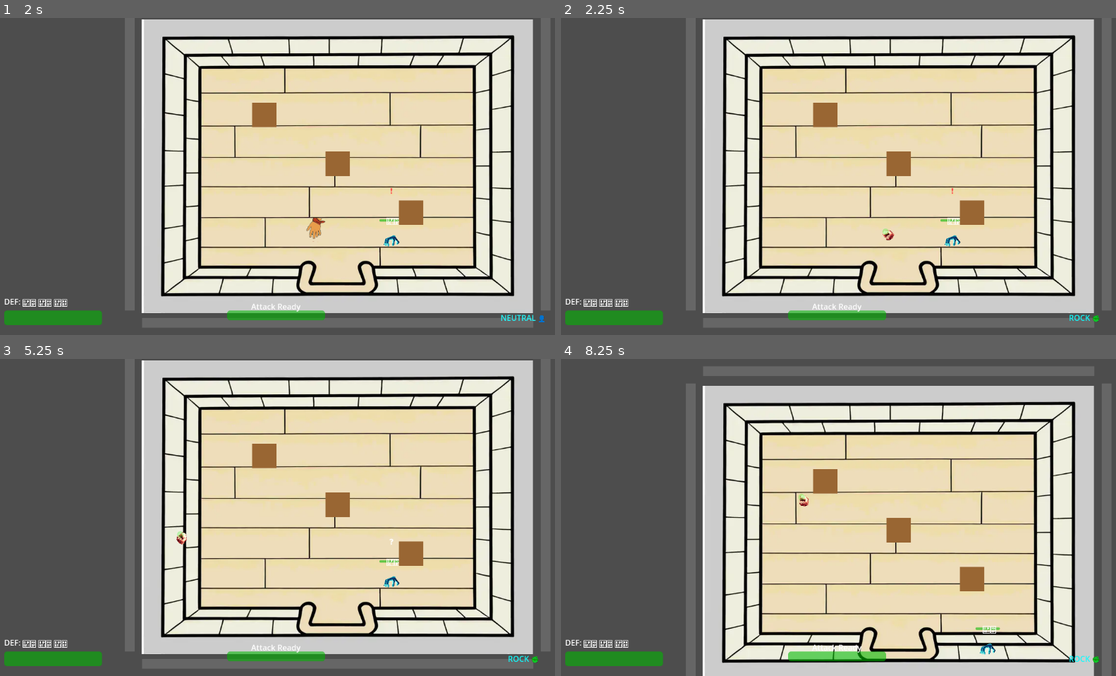
Above: before the commit, frames 1-4 (two rows, left to right).
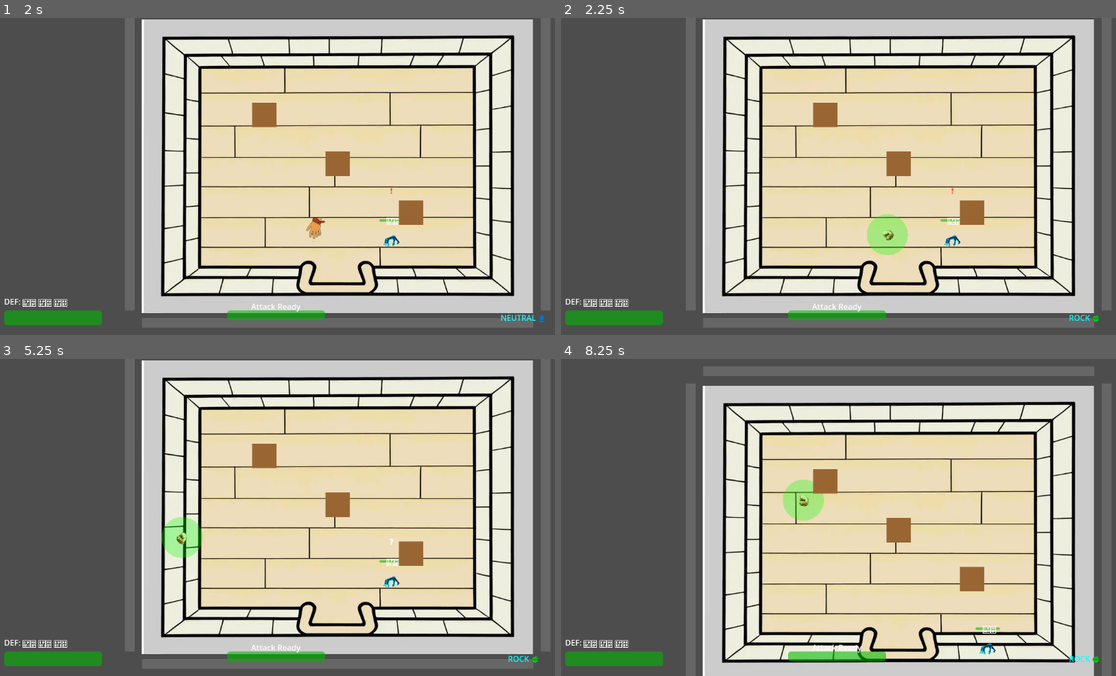
Above: after the commit, the same moments.

Repository: LouisZCode/rogue_hands_action_v1
Game: Godot game, scene res://scenes/main.tscn
Same seed, same stepped clock (60 frames per second), same inputs: the game is played once before the commit and once after it.
Inputs:
- Up to frame 1 (2 s): hold Right (move_right) 0.53-1.28 s; tap Space (attack) at 0.6 s; hold Down (move_down) from 1.28 s (still down); tap S (gesture_paper) at 1.35 s
- Up to frame 2 (2.25 s): release Down (move_down) at 2.03 s; hold Right (move_right) from 2.03 s (still down); hold A (gesture_rock) from 2.03 s (still down)
- Up to frame 3 (5.25 s): release Right (move_right) at 2.78 s; release A (gesture_rock) at 2.78 s; hold Up (move_up) 2.78-3.53 s; tap D (gesture_scissors) at 2.85 s; hold Left (move_left) 3.53-5.03 s; tap Space (attack) at 3.6 s; tap S (gesture_paper) at 4.35 s; hold Down (move_down) from 5.03 s (still down); hold A (gesture_rock) from 5.03 s (still down)
- Up to frame 4 (8.25 s): tap Enter at 5.75 s; release Down (move_down) at 5.78 s; release A (gesture_rock) at 5.78 s; hold Right (move_right) 5.78-6.53 s; tap D (gesture_scissors) at 5.85 s; hold Up (move_up) 6.53-7.28 s; tap Space (attack) at 6.6 s; hold Right (move_right) 7.28-8.03 s; tap S (gesture_paper) at 7.35 s; hold Down (move_down) from 8.03 s (still down); hold A (gesture_rock) from 8.03 s (still down)

Frame 1 is identical in both runs. In frame 2, 0.7% of the frame differs, in the area x 55-63%, y 61-75%; in frame 3, 0.7%, in the area x 29-37%, y 49-63%; in frame 4, 0.7%.

Commit message:
Better parry situation

Diff:
--- /dev/null
+++ b/Scripts/ParryCircle.gd
@@ -0,0 +1,31 @@
+extends Control
+class_name ParryCircle
+
+var circle_color: Color = Color(0, 1, 0, 0.5)  # Semi-transparent green
+var circle_radius: float = 45.0  # Radius in pixels
+
+func _draw():
+	if visible:
+		# Draw circle at center of the control (50, 50 for a 100x100 control)
+		draw_circle(Vector2(50, 50), circle_radius, circle_color)
+
+func update_parry_visual(time_ratio: float):
+	# Update transparency based on remaining time (fade out as time runs out)
+	circle_color.a = time_ratio * 0.5  # Max alpha of 0.5, fades to 0
+
+	# Update radius based on remaining time (shrink as time runs out)
+	circle_radius = 30.0 + (time_ratio * 20.0)  # Scale from 30 to 50 pixels
+
+	# Trigger a redraw with new values
+	queue_redraw()
+
+func show_parry_circle():
+	# Reset to full visibility and size
+	circle_color = Color(0, 1, 0, 0.5)
+	circle_radius = 45.0
+	visible = true
+	queue_redraw()
+
+func hide_parry_circle():
+	# Hide the circle
+	visible = false
--- a/Scripts/Player.gd
+++ b/Scripts/Player.gd
@@ -42,7 +42,7 @@
 var is_stunned: bool = false
 
 # Parry window system
-@export var parry_window_duration: float = 1.0
+@export var parry_window_duration: float = 0.5
 var parry_window_timer: float = 0.0
 var is_parry_window_active: bool = false
 
@@ -81,7 +81,7 @@
 @onready var stun_indicator: Label = $StunIndicator
 @onready var attack_area: Area2D = $AttackArea
 @onready var walking_audio: AudioStreamPlayer2D = $WalkingAudioPlayer
-@onready var parry_circle: Label = $ParryCircle
+@onready var parry_circle: ParryCircle = $ParryCircle
 
 # Audio management
 var audio_manager: AudioManager
@@ -131,7 +131,7 @@
 	base_camera_position = camera.position
 	# Initialize parry circle as hidden
 	if parry_circle:
-		parry_circle.visible = false
+		parry_circle.hide_parry_circle()
 
 func _physics_process(delta):
 	handle_movement(delta)
@@ -759,16 +759,14 @@
 	is_parry_window_active = true
 	parry_window_timer = parry_window_duration
 	if parry_circle:
-		parry_circle.visible = true
-		parry_circle.modulate = Color(0, 1, 0, 0.5)  # Semi-transparent green
-		parry_circle.scale = Vector2(1.0, 1.0)
+		parry_circle.show_parry_circle()
 
 func stop_parry_window():
 	# Stop the parry window and hide visual indicator
 	is_parry_window_active = false
 	parry_window_timer = 0.0
 	if parry_circle:
-		parry_circle.visible = false
+		parry_circle.hide_parry_circle()
 
 func update_parry_window(delta):
 	# Update parry window timer and visual feedback
@@ -778,11 +776,7 @@
 		# Update visual indicator based on remaining time
 		if parry_circle and parry_circle.visible:
 			var time_ratio = parry_window_timer / parry_window_duration
-			# Fade out the circle as time runs out
-			parry_circle.modulate.a = time_ratio * 0.5  # Max alpha of 0.5
-			# Optionally shrink the circle as well
-			var scale_factor = 0.5 + (time_ratio * 0.5)  # Scale from 0.5 to 1.0
-			parry_circle.scale = Vector2(scale_factor, scale_factor)
+			parry_circle.update_parry_visual(time_ratio)
 
 		# Stop parry window when timer expires
 		if parry_window_timer <= 0:
--- a/scenes/Player.tscn
+++ b/scenes/Player.tscn
@@ -6,6 +6,7 @@
 [ext_resource type="Texture2D" uid="uid://cjiqmqioy28mj" path="res://assets/test_sprites/rock_player.png" id="4_rock_sprite"]
 [ext_resource type="Texture2D" uid="uid://bop4ojmhq27k" path="res://assets/test_sprites/paper_player.png" id="5_paper_sprite"]
 [ext_resource type="Texture2D" uid="uid://bq1lqhmsxtyx3" path="res://assets/test_sprites/scissor_player.png" id="6_scissor_sprite"]
+[ext_resource type="Script" path="res://Scripts/ParryCircle.gd" id="7_parry_script"]
 
 [sub_resource type="AtlasTexture" id="AtlasTexture_70d11"]
 atlas = ExtResource("3_walk_spritesheet")
@@ -173,14 +174,11 @@
 [node name="WalkingAudioPlayer" type="AudioStreamPlayer2D" parent="."]
 volume_db = -10.0
 
-[node name="ParryCircle" type="Label" parent="."]
+[node name="ParryCircle" type="Control" parent="."]
 visible = false
-position = Vector2(-35, -35)
-size = Vector2(70, 70)
-scale = Vector2(5, 5)
-text = "🟢"
-horizontal_alignment = 1
-vertical_alignment = 1
+position = Vector2(-50, -50)
+size = Vector2(100, 100)
+script = ExtResource("7_parry_script")
 
 [node name="Camera2D" type="Camera2D" parent="."]
 limit_left = -450
Not shown, changed: .claude/settings.local.json
Not shown, added: Scripts/ParryCircle.gd.uid
